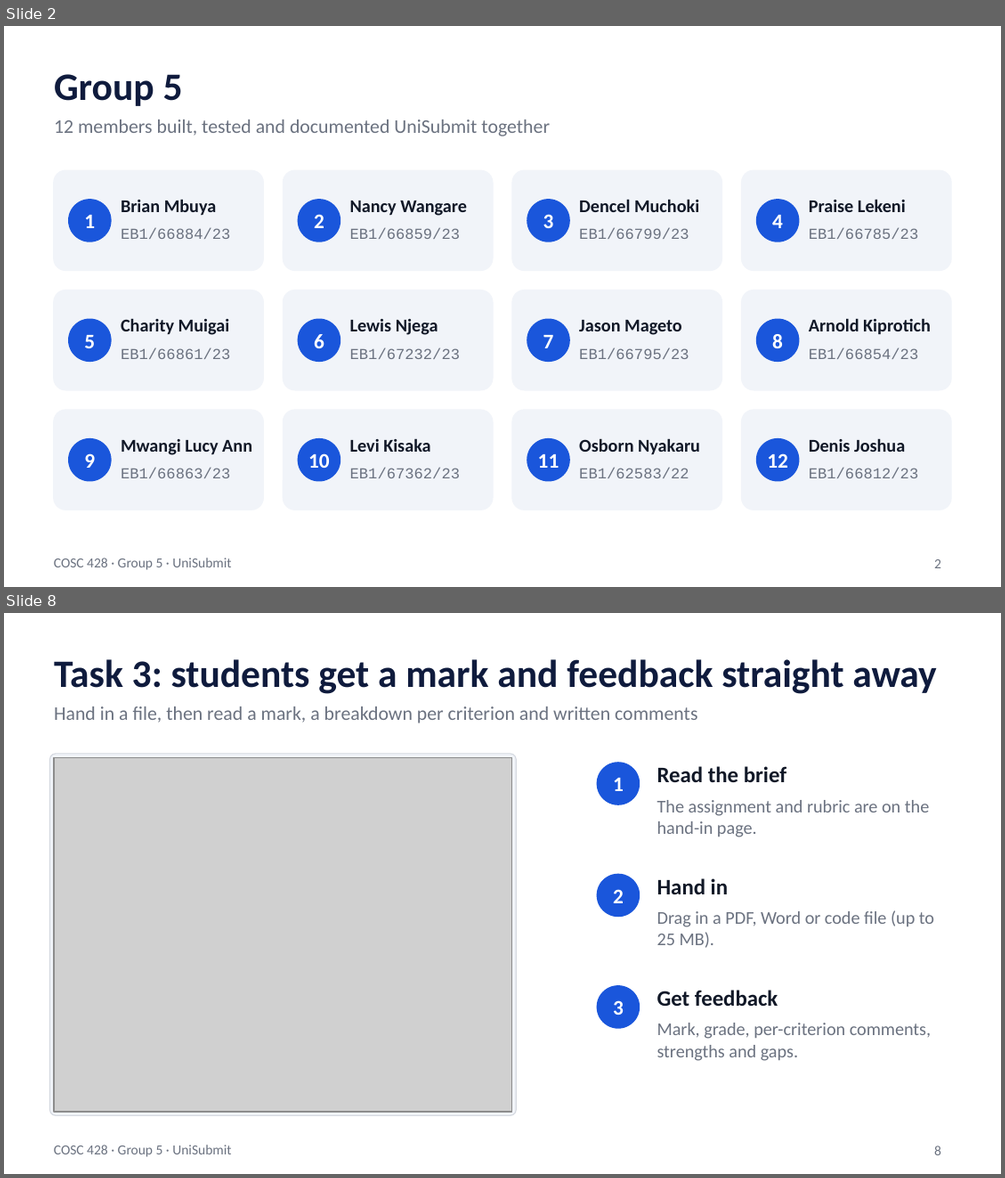
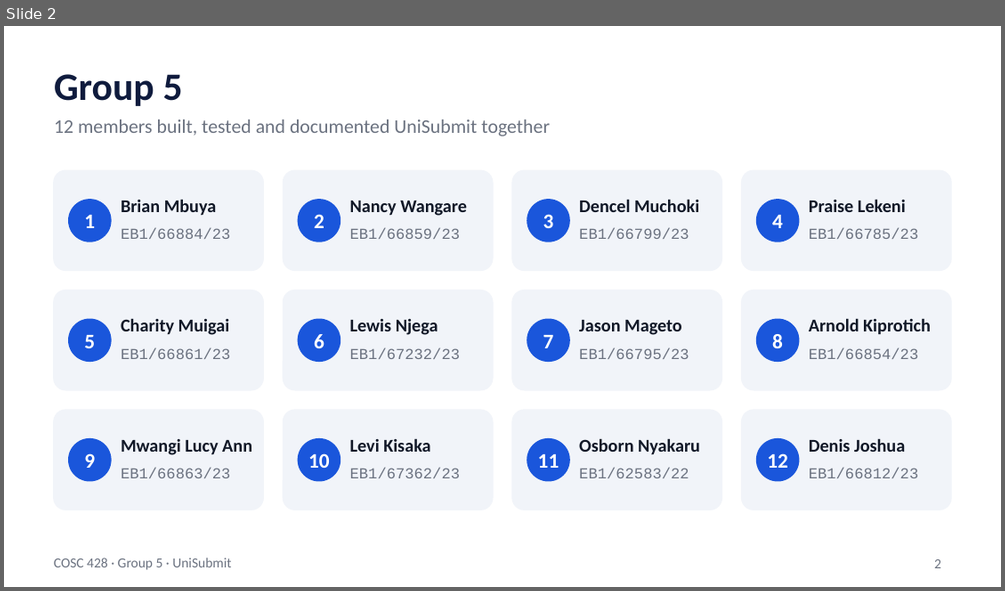
Before and after one commit to IRIR-Java/unisubmit, a slide deck: docs/COSC428_Group5_UniSubmit_Slides.pptx. Shown one above the other, each under a label of ours: slides 2 and 8 before the commit, slide 2 after it; the slides between them are not shown. The pictures are 1005x1178 and 1005x591 pixels, drawn with LibreOffice and Linux fonts; fonts in the diff are those of the drawing; grey boxes stand for pictures. Boxes give left, top, right and bottom in pixels: in the first picture for what was removed or moved away, otherwise in the second. Text is boxed around its words. In the diff, an @@ line names an element or a change of style, - is before the commit and + after.

```diff
--- a/docs/COSC428_Group5_UniSubmit_Slides.pptx
+++ b/docs/COSC428_Group5_UniSubmit_Slides.pptx
@@ slide 8 removed at (4,613,1001,1174), background #FFFFFF; not listed: 1 template element that a slide beside it also shows @@
@@ title removed at (54,659,936,694) @@
-Task 3: students get a mark and feedback straight away
@@ text removed at (54,706,697,723) @@
-Hand in a file, then read a mark, a breakdown per criterion and written comments
@@ rounded rectangle removed at (50,754,517,1115) @@
@@ picture removed at (54,757,512,1111) @@
@@ ellipse removed at (597,763,639,804) @@
@@ text removed at (657,766,786,782) @@
-Read the brief
@@ text removed at (613,778,623,791) @@
-1
@@ text removed at (657,800,929,837) @@
-The assignment and rubric are on the hand-in page.
@@ ellipse removed at (597,874,639,916) @@
@@ text removed at (657,878,728,894) @@
-Hand in
@@ text removed at (613,889,623,903) @@
-2
@@ text removed at (657,910,934,948) @@
-Drag in a PDF, Word or code file (up to 25 MB).
@@ ellipse removed at (597,986,639,1028) @@
@@ text removed at (613,1000,623,1014) @@
-3
@@ text removed at (657,989,778,1006) @@
-Get feedback
@@ text removed at (657,1022,930,1061) @@
-Mark, grade, per-criterion comments, strengths and gaps.
@@ page number removed at (934,1145,941,1155) @@
-8
```
Also in this commit, not shown: 10 slides changed, 3 slides added, 3 other slides removed, 30 other files.
